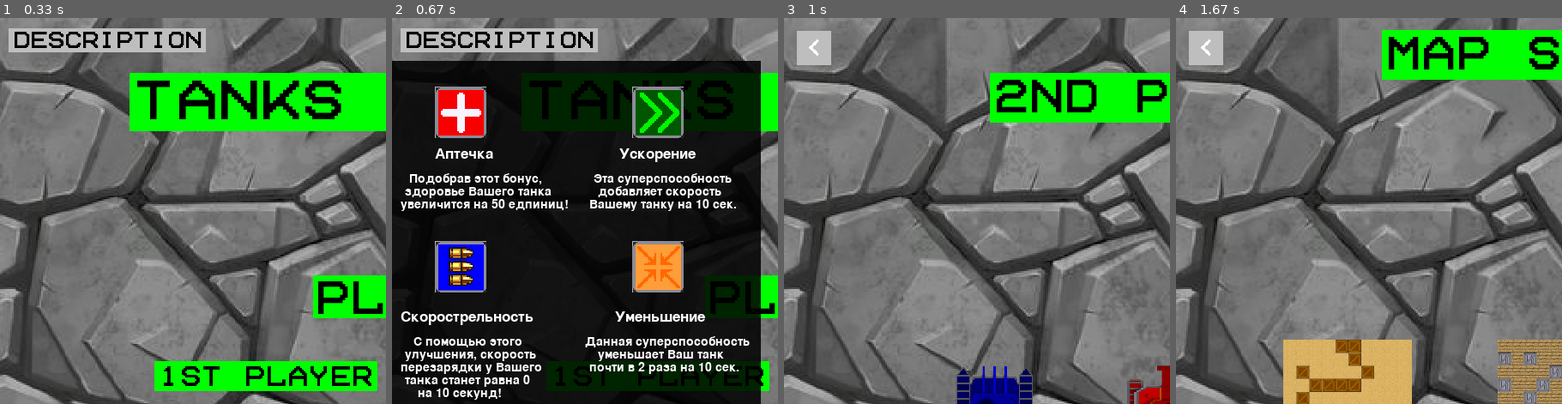
Above: before the commit, frames 1-4 (left to right).
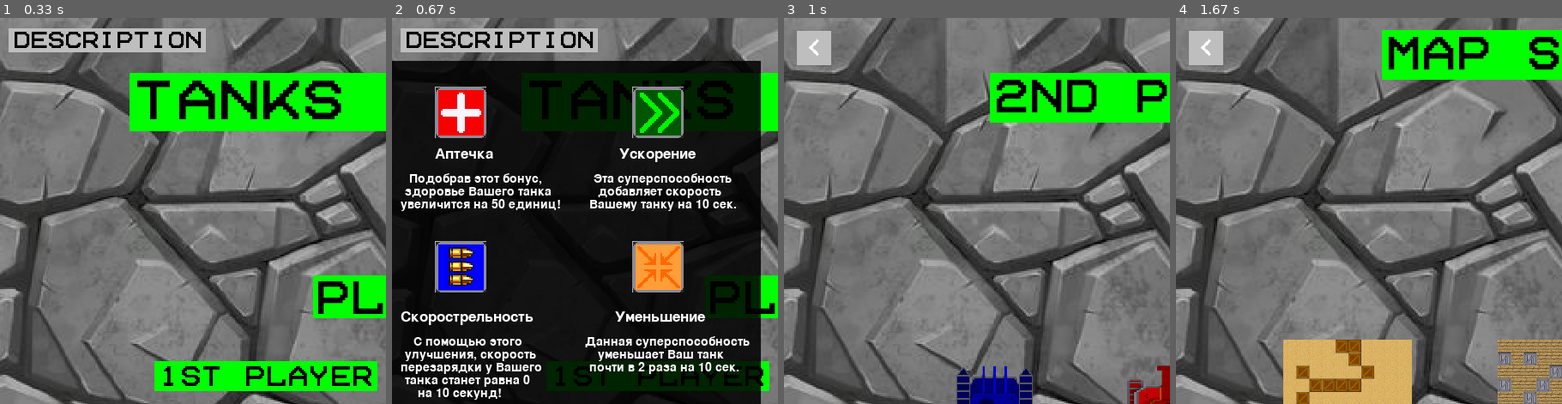
Above: after the commit, the same moments.

Repository: Artem468/pygame_project
Game: pygame game, started from main.py
Two runs of this game, one before a commit and one after it. Both use one fixed random seed, a clock stepped at 60 frames per second and the inputs below.
Inputs (mouse positions are % of the whole screen's width and height, from its top left):
- Up to frame 1 (0.33 s): no input
- Up to frame 2 (0.67 s): click "Description" at 0.38 s
- Up to frame 3 (1 s): click "2nd player" at 0.72 s
- Up to frame 4 (1.67 s): click (4, 4) at 1.05 s; click "Play" at 1.38 s
The pictures show only the part of the screen within x 0-50%, y 0-50%; the shares and areas given below are measured in that part.

Frame 1 is identical in both runs. In frame 2, less than 0.1% of the frame differs, in the area x 34-46%, y 47-50%; in frame 3, nothing differs; in frame 4, nothing differs.

Commit message:
Add files via upload

Diff:
--- a/main.py
+++ b/main.py
@@ -675,7 +675,7 @@
     screen.blit(text, (20, 180))
     text = font.render('здоровье Вашего танка', True, pygame.Color('white'))
     screen.blit(text, (15, 195))
-    text = font.render('увеличится на 50 едпиниц!', True, pygame.Color('white'))
+    text = font.render('увеличится на 50 единиц!', True, pygame.Color('white'))
     screen.blit(text, (10, 210))
 
     screen.blit(fast_box, (280, 80))
@@ -1216,8 +1216,6 @@
                 elif self.direction == 'down':
                     self.image = pygame.transform.rotate(self.image, 270)
                 self.direction = 'left'
-            else:
-                print('left wall')
         if keystate[pygame.K_d]:
             if not pygame.sprite.spritecollideany(self, right_st_wall):
                 self.speedx = FIRST_SPEED
@@ -1228,8 +1226,6 @@
                 elif self.direction == 'down':
                     self.image = pygame.transform.rotate(self.image, 90)
                 self.direction = 'right'
-            else:
-                print('right wall')
         if keystate[pygame.K_w]:
             if not pygame.sprite.spritecollideany(self, down_st_wall):
                 self.speedy = -FIRST_SPEED
@@ -1240,8 +1236,6 @@
                 elif self.direction == 'right':
                     self.image = pygame.transform.rotate(self.image, 90)
                 self.direction = 'up'
-            else:
-                print('down wall')
         if keystate[pygame.K_s]:
             if not pygame.sprite.spritecollideany(self, up_st_wall):
                 self.speedy = FIRST_SPEED
@@ -1252,8 +1246,6 @@
                 elif self.direction == 'right':
                     self.image = pygame.transform.rotate(self.image, 270)
                 self.direction = 'down'
-            else:
-                print('up wall')
         if action == 'fire':
             if self.timer.get_ticks() - self.fire_time >= FIRST_TIME_RELOAD:
                 self.fire_time = self.timer.get_ticks()
@@ -1504,6 +1496,15 @@
                 bullet.flag_move = True
         self.rect.y += self.speedy
         self.rect.x += self.speedx
+        if SECOND_SPEED == 3:
+            if pygame.sprite.spritecollideany(self, down_st_wall) and pygame.sprite.spritecollideany(self, left_st_wall) and pygame.sprite.spritecollideany(self, right_st_wall):
+                self.rect.y += 2
+            elif pygame.sprite.spritecollideany(self, up_st_wall) and pygame.sprite.spritecollideany(self, left_st_wall) and pygame.sprite.spritecollideany(self, right_st_wall):
+                self.rect.y -= 2
+            elif pygame.sprite.spritecollideany(self, down_st_wall) and pygame.sprite.spritecollideany(self, left_st_wall) and pygame.sprite.spritecollideany(self, up_st_wall):
+                self.rect.x -= 2
+            elif pygame.sprite.spritecollideany(self, down_st_wall) and pygame.sprite.spritecollideany(self, up_st_wall) and pygame.sprite.spritecollideany(self, right_st_wall):
+                self.rect.x += 2
         if self.rect.right > 900:
             self.rect.right = 900
         if self.rect.left < 0:
@@ -1523,6 +1524,7 @@
     global first_sprites, second_sprites, flag_pause
     global first_drive_sound, second_drive_sound
     global running, flag_finish, FIRST_HP, SECOND_HP
+    global up_st_wall, down_st_wall, left_st_wall, right_st_wall
     first_sprites = pygame.sprite.Group()
     first_tank = First_tank(first_sprites)
     im = load_image(f'{FIRST_PLAYER}_tank.png')
@@ -1551,7 +1553,7 @@
     while running:
         clock.tick(FPS)
         if pygame.time.get_ticks() - time >= 15000:
-            box = random.choice(['Fast_Box'])
+            box = random.choice(['Small_Box', 'Bullet_Box', 'Med_Box', 'Fast_Box'])
             if box == 'Med_Box':
                 Med_Box()
                 all_sprites.add(med_box_sprites)
@@ -1575,6 +1577,10 @@
             flag_finish = ''
             FIRST_HP = 100
             SECOND_HP = 100
+            up_st_wall = pygame.sprite.Group()
+            down_st_wall = pygame.sprite.Group()
+            left_st_wall = pygame.sprite.Group()
+            right_st_wall = pygame.sprite.Group()
             return
         for event in pygame.event.get():
             if event.type == pygame.QUIT:
